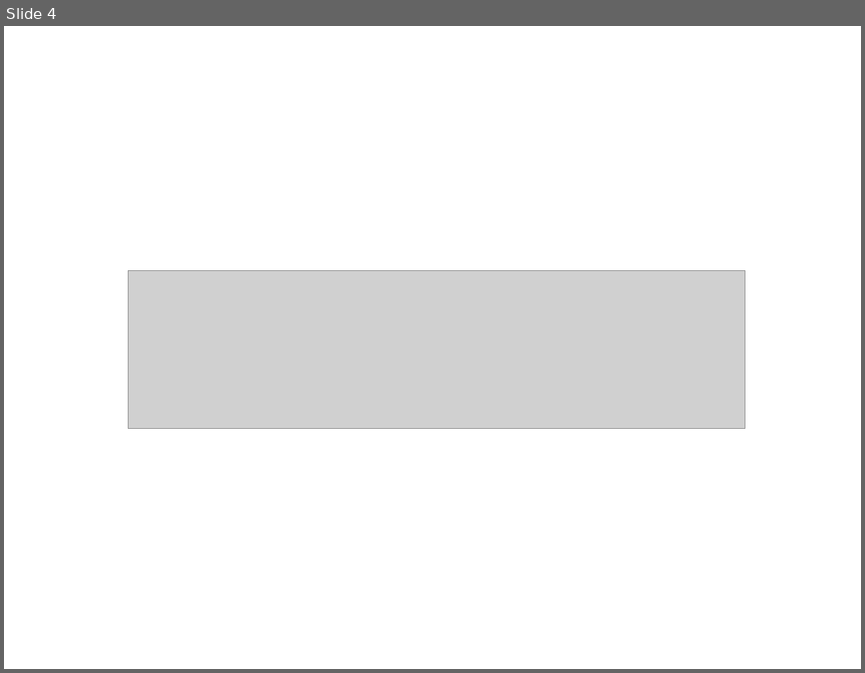
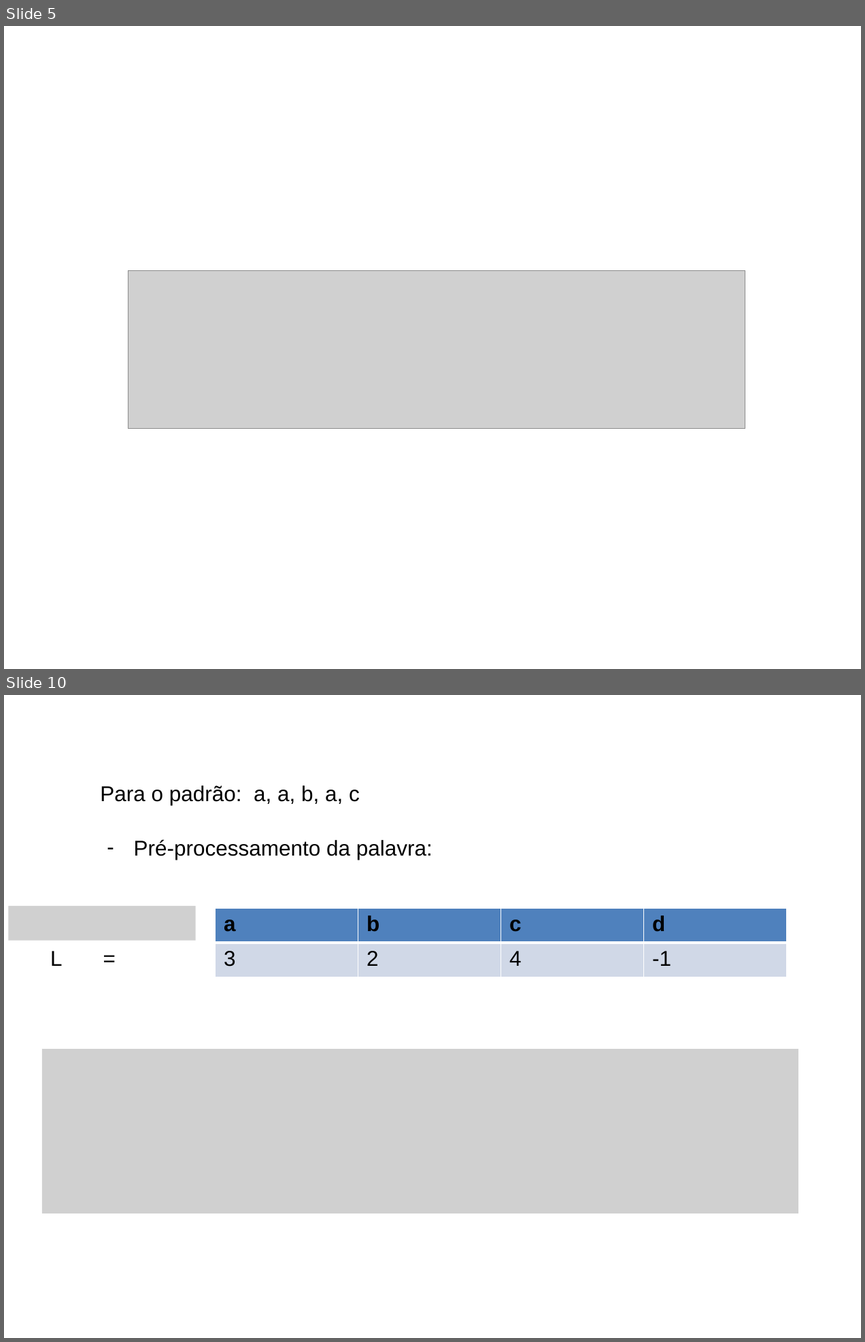
Before and after one commit to BartoAlheiros/Projeto-PAA, a slide deck: PAA 2a Oficina.pptx. Shown one above the other, each under a label of ours: slide 4 before the commit, slides 5 and 10 after it; the slides between them are not shown. The pictures are 865x673 and 865x1342 pixels, drawn with LibreOffice and Linux fonts; fonts in the diff are those of the drawing; grey boxes stand for pictures; background and template pictures are left out. Boxes give left, top, right and bottom in pixels: in the first picture for what was removed or moved away, otherwise in the second. Text is boxed around its words. In the diff, an @@ line names an element or a change of style, - is before the commit and + after.

```diff
--- a/PAA 2a Oficina.pptx
+++ b/PAA 2a Oficina.pptx
@@ slide 10 added at bbox=[4, 695, 861, 1338], background picture (left out) @@
@@ text added at bbox=[100, 785, 360, 805], 18 pt, text #000000 @@
+Para o padrão: a, a, b, a, c
@@ text added at bbox=[134, 839, 432, 860], 18 pt, text #000000 @@
+– Pré-processamento da palavra:
@@ picture added at bbox=[8, 906, 196, 940] @@
@@ table added at bbox=[215, 907, 788, 977], 2 rows, 4 columns @@
+a | b | c | d
+3 | 2 | 4 | -1
@@ text added at bbox=[50, 951, 62, 966], 18 pt, text #000000 @@
+L =
@@ picture added at bbox=[41, 1049, 798, 1213] @@
@@ what was slide 4 is now slide 5 @@
```
Also in this commit, not shown: 3 slides changed, 12 other slides added, 3 slides removed, 2 other files.
